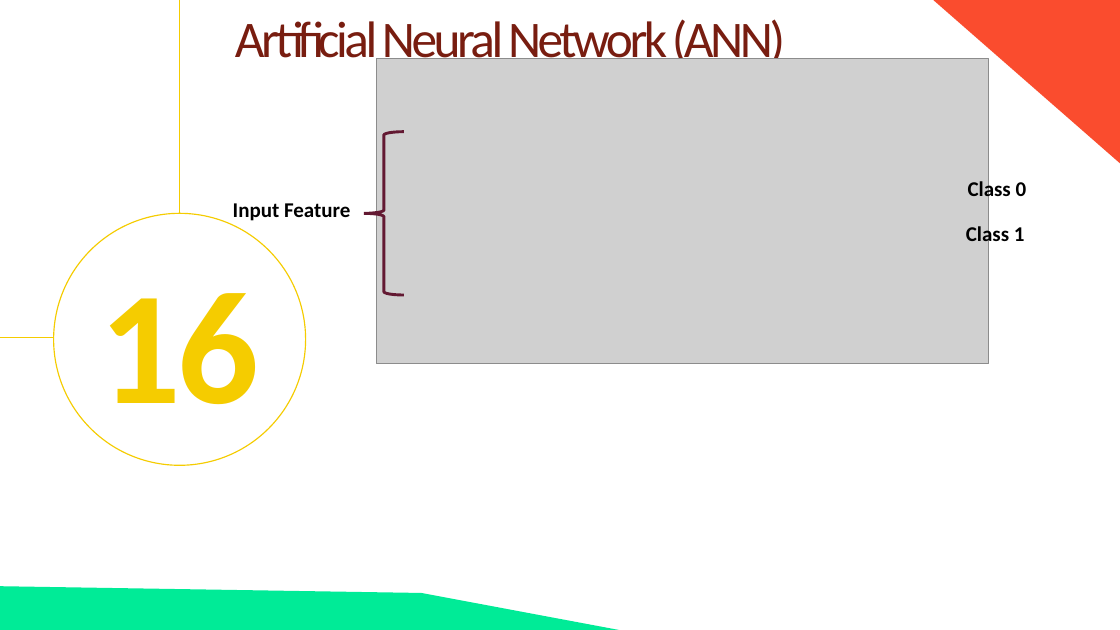
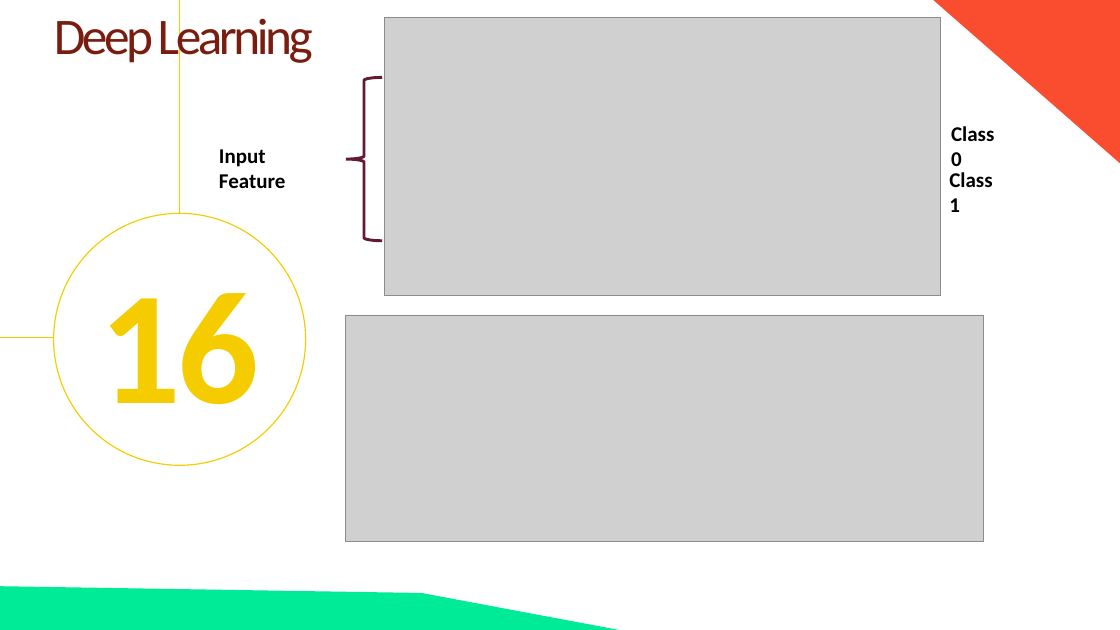
Before and after one commit to fbrowther/Detecting-Fraudulent-Credit-Card-Transactions-Using-Machine-Learning, a slide deck: slide 19 of CreditCardTransactions-Project4Group4.pptx. Drawn at 1120x630 pixels with LibreOffice and Linux fonts; fonts in the diff are those of the drawing; grey boxes stand for pictures. Boxes give left, top, right and bottom in pixels: in the first picture for what was removed or moved away, otherwise in the second. Text is boxed around its words. In the diff, an @@ line names an element or a change of style, - is before the commit and + after.

```diff
--- a/CreditCardTransactions-Project4Group4.pptx
+++ b/CreditCardTransactions-Project4Group4.pptx
@@ text at box(54, 12, 313, 67): text changed @@
-Artificial Neural Network (ANN)
+Deep Learning
@@ picture: place and size @@
-picture at box(376, 58, 989, 364)
+picture at box(384, 18, 941, 296)
@@ left brace: place and size @@
-left brace at box(364, 132, 404, 295)
+left brace at box(346, 77, 382, 240)
@@ text "Class 0" rewrapped from box(968, 178, 1027, 202) to box(951, 126, 994, 173) @@
@@ text "Input Feature" rewrapped from box(233, 203, 350, 221) to box(219, 149, 285, 188) @@
@@ text "Class 1" rewrapped from box(966, 224, 1025, 248) to box(949, 172, 992, 212) @@
@@ picture added at box(346, 315, 985, 542) @@
```
Also in this commit, not shown: 4 other slides changed, 1 slide added, 8 slides removed, 2 other files.
